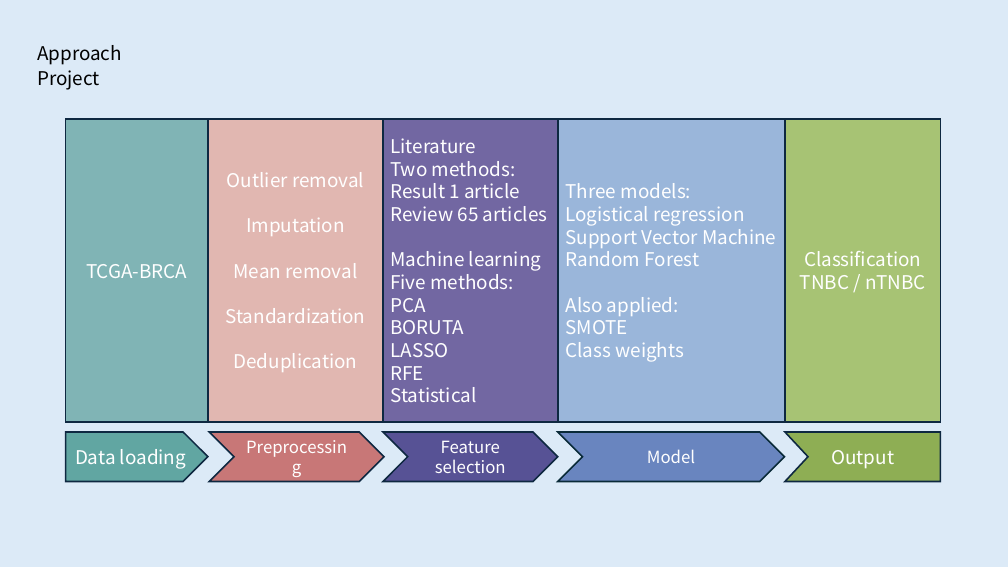
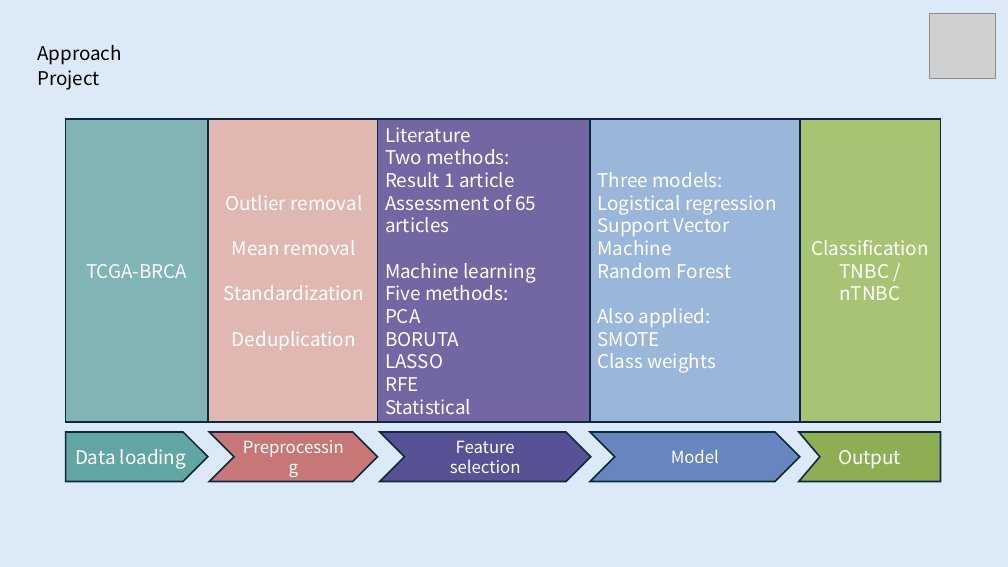
Before and after one commit to rhlt/tnbc, a slide deck: slide 6 of CapstoneProject_FinalPresentation.pptx (slide 9 before the commit). Drawn at 1008x567 pixels with LibreOffice and Linux fonts; fonts in the diff are those of the drawing; grey boxes stand for pictures. Boxes give left, top, right and bottom in pixels: in the first picture for what was removed or moved away, otherwise in the second. Text is boxed around its words. In the diff, an @@ line names an element or a change of style, - is before the commit and + after.

```diff
--- a/CapstoneProject_FinalPresentation.pptx
+++ b/CapstoneProject_FinalPresentation.pptx
@@ picture added at (930, 13, 996, 79) @@
@@ rectangle "Literature": place and size @@
-rectangle "Literature" at (383, 119, 557, 422)
+rectangle "Literature" at (377, 119, 591, 422)
@@ rectangle "Three models:": place and size @@
-rectangle "Three models:" at (558, 119, 785, 422)
+rectangle "Three models:" at (590, 119, 799, 422)
@@ rectangle "Classification": place and size @@
-rectangle "Classification" at (785, 119, 941, 422)
+rectangle "Classification" at (800, 119, 941, 422)
@@ text in rectangle at (385, 195, 536, 232): text changed @@
-Review 65 articles
+Assessment of 65 articles
@@ text in rectangle at (246, 217, 345, 236): paragraph removed @@
-Imputation
@@ chevron "Preprocessing": place and size @@
-chevron "Preprocessing" at (209, 432, 384, 481)
+chevron "Preprocessing" at (209, 432, 378, 481)
@@ chevron "Feature": place and size @@
-chevron "Feature" at (383, 432, 557, 481)
+chevron "Feature" at (380, 432, 591, 481)
@@ chevron "Model": place and size @@
-chevron "Model" at (558, 432, 785, 481)
+chevron "Model" at (590, 432, 799, 481)
@@ freeform shape "Output": place and size @@
-freeform shape "Output" at (785, 432, 941, 481)
+freeform shape "Output" at (799, 432, 941, 481)
```
Also in this commit, not shown: 10 other slides changed, 6 slides added, 8 slides removed, 18 other files.
